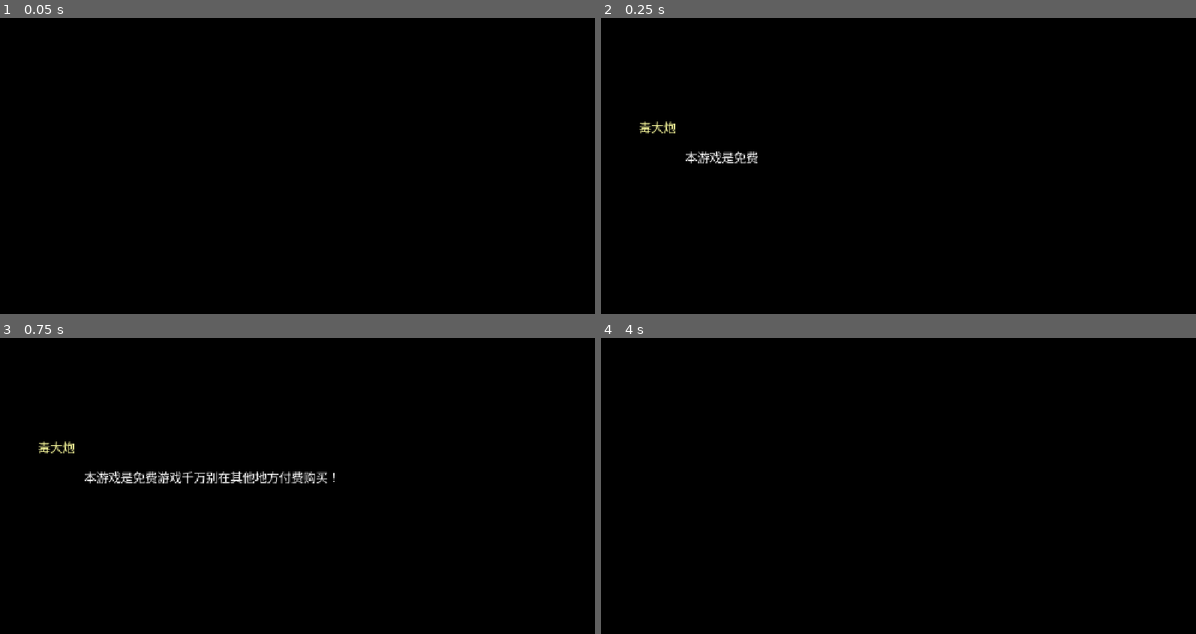
Above: before the commit, frames 1-4 (two rows, left to right).
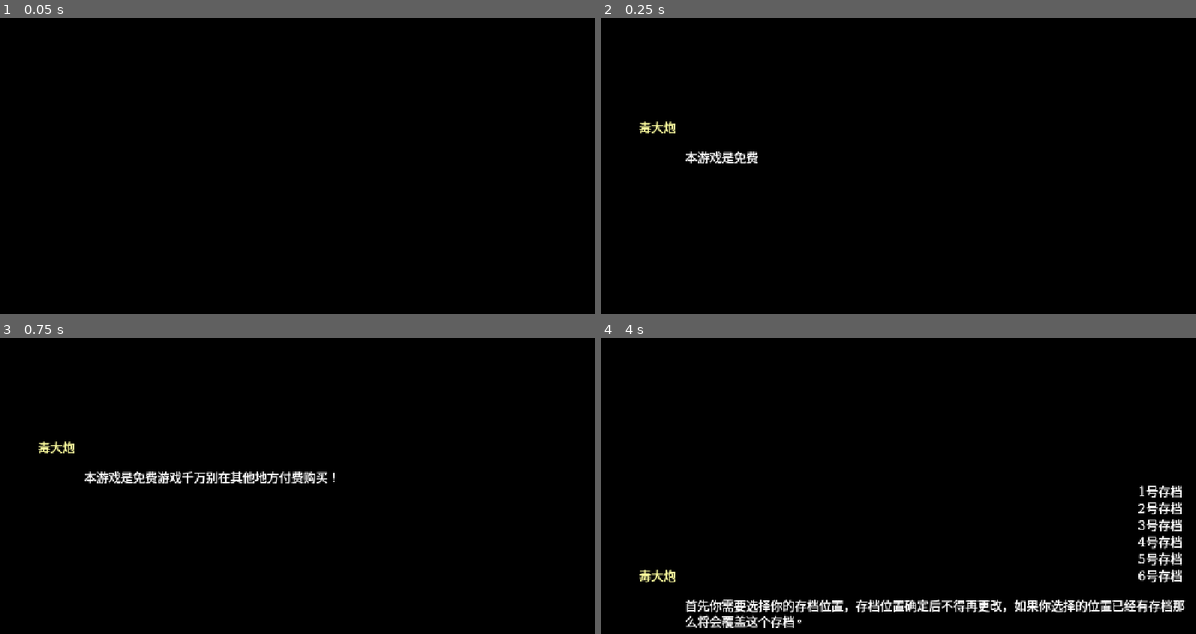
Above: after the commit, the same moments.

Repository: luiluu/PlayAgain-xiyou-godot
Game: Godot game, scene res://tests/xiyou_message.tscn
The game is run twice, just before and just after one commit, with the same random seed, the same clock (stepped at 60 frames per second) and the same inputs. This scene is started directly instead of the project's main scene.
Inputs (mouse positions are in pixels of both pictures, inside the frame that each line leads up to):
- Up to frame 1 (0.05 s): no input
- Up to frame 2 (0.25 s): no input
- Up to frame 3 (0.75 s): tap Enter (ui_accept) at 0.5 s; move the mouse to (428, 486) at 0.52 s; hold Right (ui_right) from 0.53 s (still down); hold Shift from 0.53 s (still down); click (428, 486) at 0.67 s
- Up to frame 4 (4 s): tap Enter (ui_accept) at 0.77, 1.25, 1.52, 2.75, 3.02, 3.77 s; move the mouse to (779, 521) at 1.27 s; release Right (ui_right) at 1.28 s; release Shift at 1.28 s; hold Down (ui_down) 1.28-2.03 s; tap Q at 1.35, 3.6 s; move the mouse to (958, 429) at 2.02 s; hold Right (ui_right) 2.03-2.78 s; tap Tab at 2.1 s; move the mouse to (868, 571) at 2.77 s; hold Up (ui_up) 2.78-3.53 s; tap Shift at 2.85 s; click (868, 571) at 2.92 s; move the mouse to (1077, 554) at 3.52 s; hold Left (ui_left) from 3.53 s (still down)

Frame 1 is identical in both runs. In frame 2, 0.5% of the frame differs, in the area x 6-27%, y 34-50%; in frame 3, 1.1%; in frame 4, 4.1%, in the area x 6-99%, y 49-98%.
Error in both runs: Trying to assign value of type 'Nil' to a variable of type 'Array'. (res://modes/xiyou/core/xdb.gd:30)

Commit message:
WIP: 对话框验收测试 44/44；XMVCanvas 补笔画粗细（对照原版亮度）；登记 O-005、界面风格对话框一节
执行者: Claude
核查: 待Codex

Co-Authored-By: Claude Opus 5.5 <noreply@anthropic.com>

Diff:
--- a/03_再刷重制_Godot/01_Godot工程/modes/xiyou/ui/mv_canvas.gd
+++ b/03_再刷重制_Godot/01_Godot工程/modes/xiyou/ui/mv_canvas.gd
@@ -10,6 +10,8 @@
 ## - YEP Gauge Outline 量条：条高 6、底条半透明（160/255）、上移 1px，填充内缩 1px、宽 -2。
 
 const OUTLINE := Color(0, 0, 0, 0.45)
+## Mac 上正式版（Chromium/CoreText）画字会加粗笔画；Godot 不加，用同色细描边补上（像素亮度对照见 界面风格.md）
+const EMBOLDEN := 1
 const ARROW_DOWN := Rect2(132, 60, 24, 12)
 const ARROW_UP := Rect2(132, 24, 24, 12)
 
@@ -63,6 +65,8 @@
 	var c := Color(color, color.a * alpha)
 	draw_set_transform(Vector2(roundf(tx), roundf(base)), 0.0, Vector2(sx, 1.0))
 	draw_string_outline(font, Vector2.ZERO, s, HORIZONTAL_ALIGNMENT_LEFT, -1, size, 1, Color(OUTLINE, OUTLINE.a * alpha))
+	if EMBOLDEN > 0:
+		draw_string_outline(font, Vector2.ZERO, s, HORIZONTAL_ALIGNMENT_LEFT, -1, size, EMBOLDEN, c)
 	draw_string(font, Vector2.ZERO, s, HORIZONTAL_ALIGNMENT_LEFT, -1, size, c)
 	draw_set_transform(Vector2.ZERO)
 
--- a/03_再刷重制_Godot/01_Godot工程/tests/xiyou_message.gd
+++ b/03_再刷重制_Godot/01_Godot工程/tests/xiyou_message.gd
@@ -45,6 +45,11 @@
 
 func _rect(w: XMVWindow) -> Array:
 	return [w.position.x, w.position.y, w.size.x, w.size.y]
+
+
+## 等到翻页标记出现并过了 startPause 的 10 帧等待（期间按键无效，同 MV）
+func _wait_pause() -> void:
+	await _until(func(): return box.win.pause and box._wait == 0)
 
 
 ## 等到 cond 成立（最多 n 个物理帧）
@@ -97,7 +102,7 @@
 	await _phys()
 	_check("show_fast", box._page_glyphs.size() == 21, box._page_glyphs.size())
 	_check("wait_60", box._wait > 40 and not box.win.pause, box._wait)
-	await _until(func(): return box.win.pause)
+	await _wait_pause()
 	await _phys(12)
 	await _shot("msg_02_middle_name")
 	_check("pause_sign_after_wait", box.win.pause)
@@ -107,12 +112,12 @@
 
 	# 2) 连续对话（同设置）不关窗；改到顶部则先关再开（原版 30：名字框在消息窗下方 0,172）
 	_check("continue_keeps_open", box.win.openness == 255 and not box.win.is_closing(), box.win.openness)
-	await _until(func(): return box.win.pause)
+	await _wait_pause()
 	await _press("ui_accept")
 	await _until(func(): return r2.value != null, 60)
 	await _phys()
 	_check("position_change_closes_first", box.win.is_closing(), box.win.openness)
-	await _until(func(): return box.win.pause)
+	await _wait_pause()
 	_check("msg_top_rect", _rect(box.win) == [0.0, 0.0, 1280.0, 172.0], _rect(box.win))
 	_check("name_below_top", _rect(box.name_win) == [0.0, 172.0, 246.0, 64.0], _rect(box.name_win))
 	await _phys(12)
@@ -216,22 +221,22 @@
 	await _press("ui_left")
 	await _press("ui_left")
 	await _phys()
-	_check("number_digits", box._number == 19120 and box._digit_index == 3, [box._number, box._digit_index])
+	_check("number_digits", box._number == 19120 and box._digit_index == 4, [box._number, box._digit_index])
 	await _press("ui_accept")
 	await _until(func(): return r8.value != null, 30)
 	_check("number_result", r8.value == 19120, r8.value)
 
 	# 7) 超过 4 行：满页等待，翻页后接着显示（自动换行越界的字留到下一页，优化 O-005）
-	var long := "一二三四五六七八九十".repeat(10)
+	var long := "一二三四五六七八九十".repeat(30)
 	var r9 := {"value": null}
 	var t9 := func(): r9.value = await box.run({"lines": [long]})
 	t9.call()
-	await _until(func(): return box.win.pause)
+	await _wait_pause()
 	var page1 := box._page_glyphs.size()
 	_check("page_full_4_lines", page1 > 0 and box._page_glyphs.back().y == 34.0 * 3, [page1, box._page_glyphs.back().y if page1 else -1])
 	await _press("ui_accept")
-	await _until(func(): return box.win.pause)
-	_check("next_page_rest", page1 + box._page_glyphs.size() == 100, [page1, box._page_glyphs.size()])
+	await _wait_pause()
+	_check("next_page_rest", page1 + box._page_glyphs.size() == 300, [page1, box._page_glyphs.size()])
 	await _press("ui_accept")
 	await _until(func(): return r9.value != null, 30)
 
@@ -245,7 +250,7 @@
 		await _phys()
 		waited += 1
 	_check("wait_15_frames", waited >= 15 and waited <= 17, waited)
-	await _until(func(): return box.win.pause)
+	await _wait_pause()
 	await _press("ui_accept")
 	await _until(func(): return r10.value != null, 30)
 	_check("plain_text", XMVText.plain("\\c[4]地狱\\c[0]难度\\.") == "地狱难度")
Not shown, added: 03_再刷重制_Godot/01_Godot工程/tests/xiyou_message.gd.uid
Not shown, changed: 03_再刷重制_Godot/00_设计/优化登记.md
Not shown, changed: 03_再刷重制_Godot/00_设计/界面风格.md
